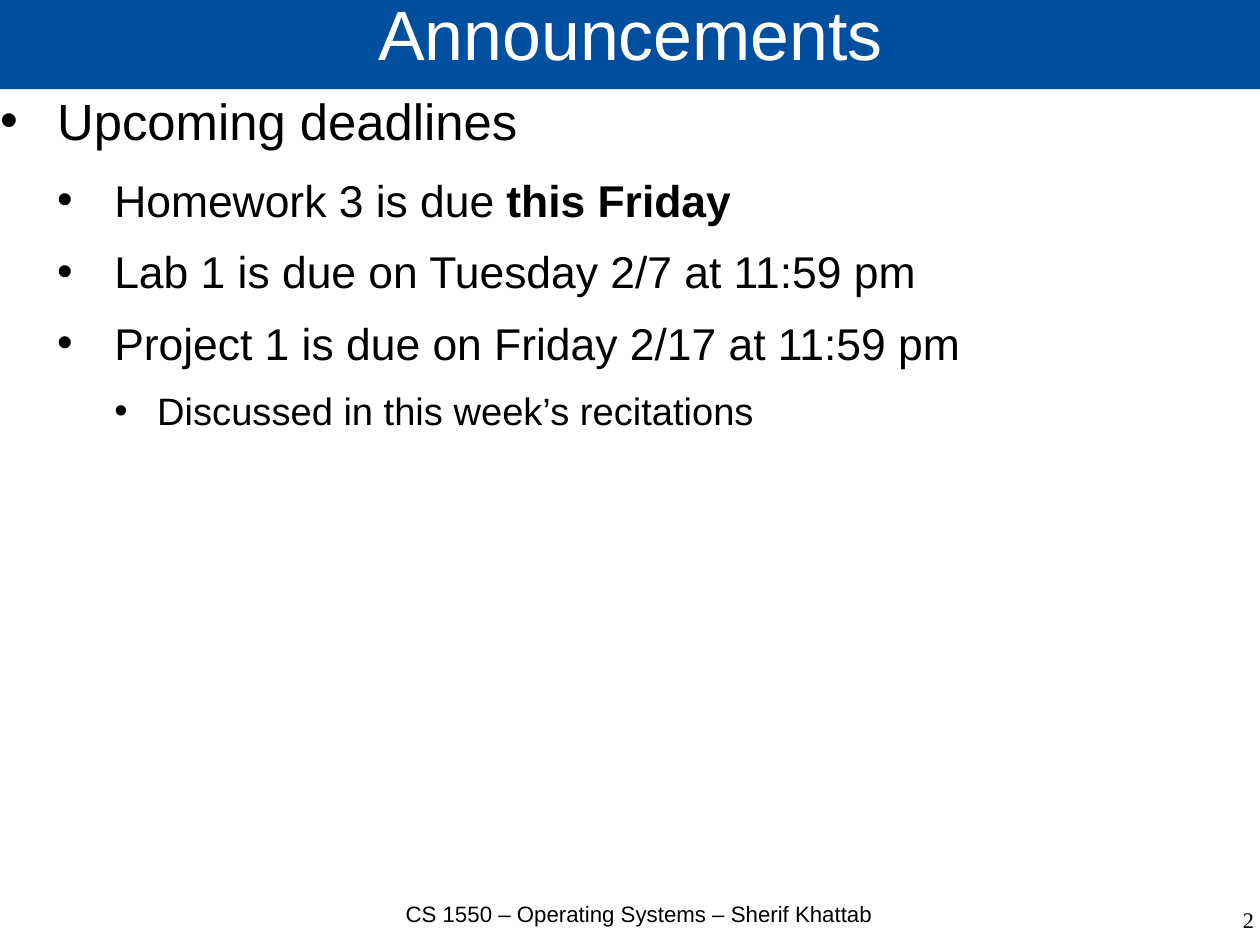
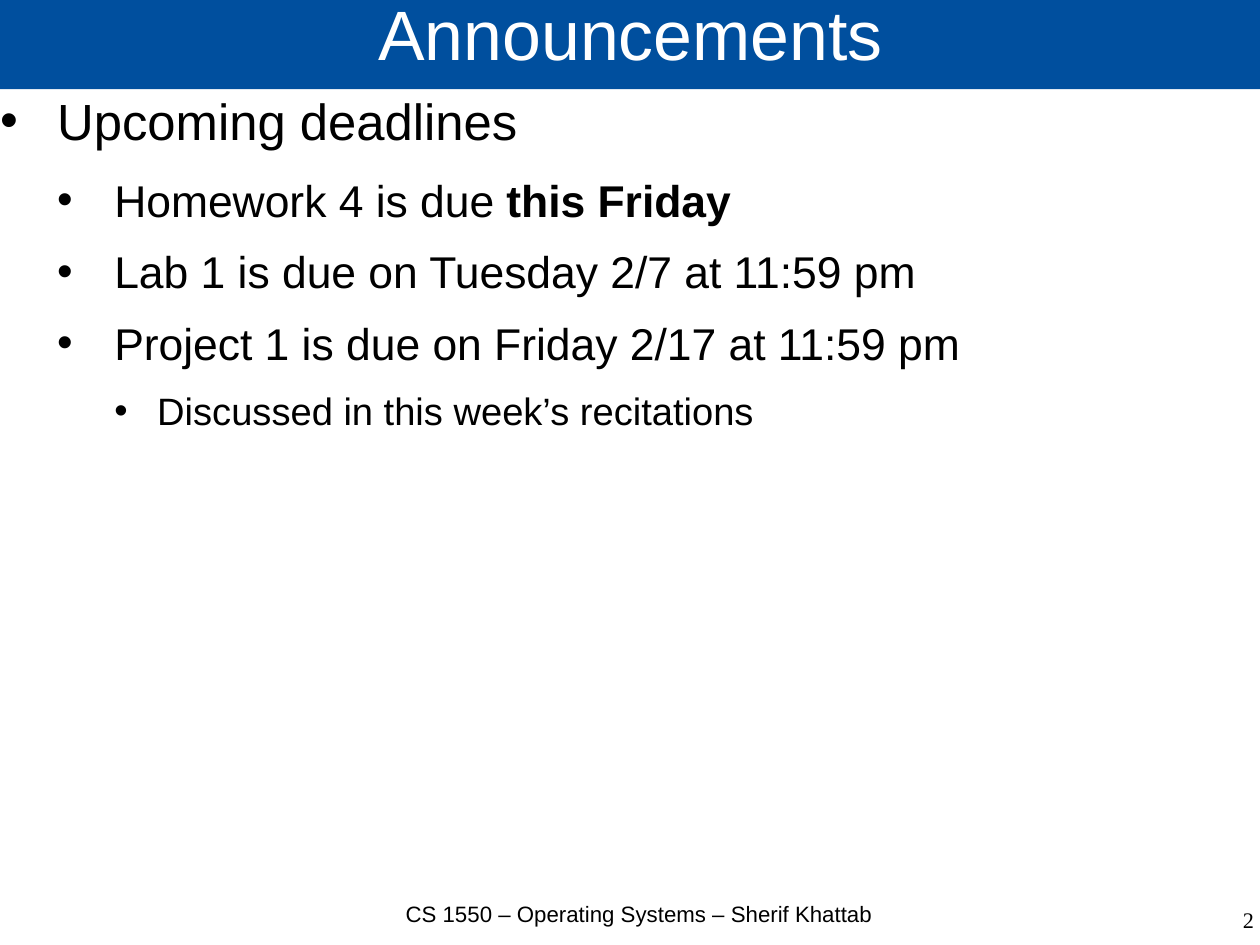
Before and after one commit to cs1550-2244/cs1550-code-handouts, a slide deck: slide 2 of DraftSlides/Lecture8.pptx. Drawn at 1260x945 pixels with LibreOffice and Linux fonts; fonts in the diff are those of the drawing. Boxes give left, top, right and bottom in pixels: in the first picture for what was removed or moved away, otherwise in the second. Text is boxed around its words. In the diff, an @@ line names an element or a change of style, - is before the commit and + after.

```diff
--- a/DraftSlides/Lecture8.pptx
+++ b/DraftSlides/Lecture8.pptx
@@ text at <box>114,184,731,226</box>: text changed @@
-  • Homework 3 is due this Friday
+  • Homework 4 is due this Friday
```
Also in this commit, not shown: 13 slides removed, 3 other files.
